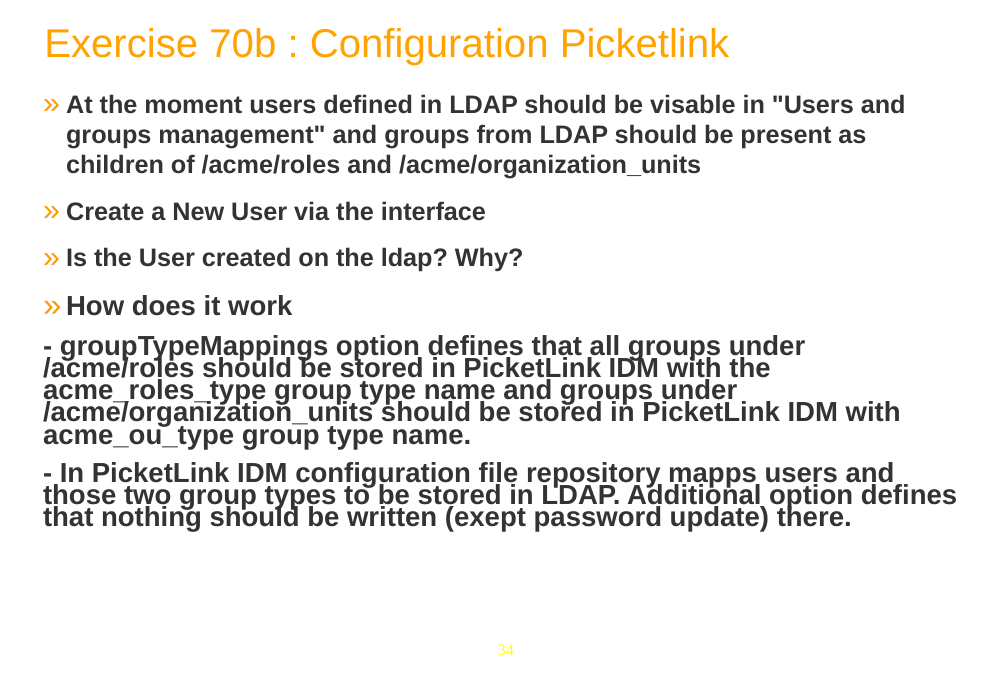
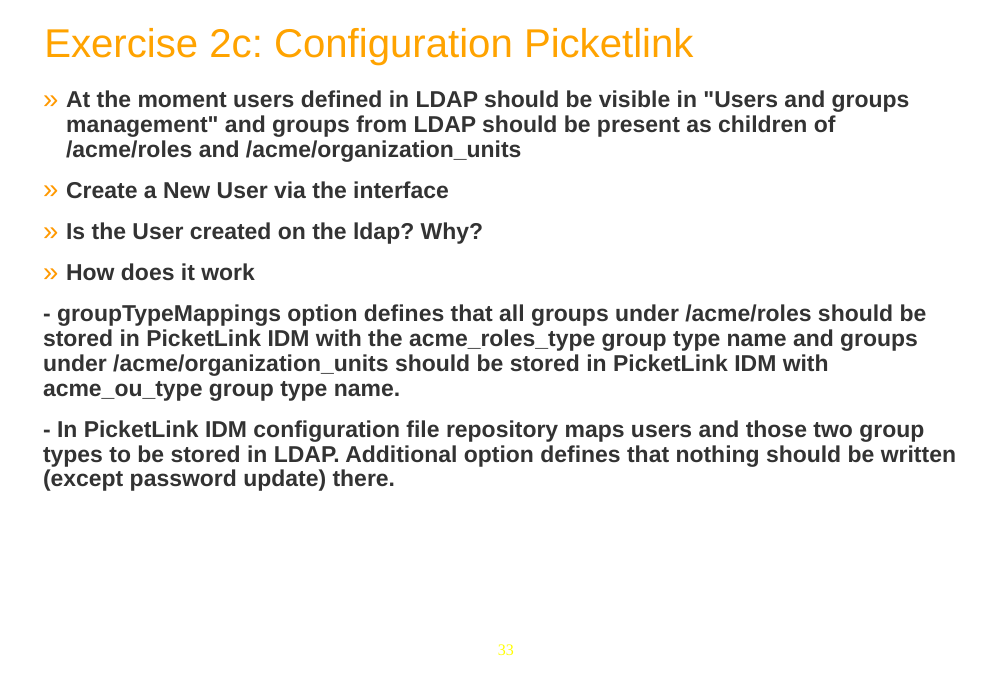
Before and after one commit to anhvurz90/training, a slide deck: slide 33 of exo-sysAdmin/970-LdapConfig-XSys.pptx (slide 34 before the commit). Drawn at 1008x683 pixels with LibreOffice and Linux fonts; fonts in the diff are those of the drawing; background and template pictures are left out. Boxes give left, top, right and bottom in pixels: in the first picture for what was removed or moved away, otherwise in the second. Text is boxed around its words. In the diff, an @@ line names an element or a change of style, - is before the commit and + after.

Commit message:
Ldap Sorens first Corrections

```diff
--- a/exo-sysAdmin/970-LdapConfig-XSys.pptx
+++ b/exo-sysAdmin/970-LdapConfig-XSys.pptx
@@ title at <box>44,28,694,65</box>: text changed @@
-Exercise 70b : Configuration Picketlink
+Exercise 2c: Configuration Picketlink
@@ text at <box>66,90,910,162</box>: text changed; size 22 to 20 pt @@
-» At the moment users defined in LDAP should be visable in "Users and groups management" and groups from LDAP should be present as children of /acme/roles and /acme/organization_units
+» At the moment users defined in LDAP should be visible in "Users and groups management" and groups from LDAP should be present as children of /acme/roles and /acme/organization_units
@@ text at <box>43,181,927,401</box>: size 22 to 20 pt in "Create a New User via the interface", "Is the User created on the ldap? ..."; size 24 to 20 pt in "How does it work", "- groupTypeMappings option defines that all groups ..."; line spacing 1 to 0.9; line spacing 0.67 to 0.9 @@
@@ text at <box>43,420,956,491</box>: text changed; size 24 to 20 pt @@
-- In PicketLink IDM configuration file repository mapps users and those two group types to be stored in LDAP. Additional option defines that nothing should be written (exept password update) there.
+- In PicketLink IDM configuration file repository maps users and those two group types to be stored in LDAP. Additional option defines that nothing should be written (except password update) there.
@@ page number at <box>498,644,514,655</box>: text changed @@
-34
+33
```
Also in this commit, not shown: 18 other slides changed, 2 slides removed.
